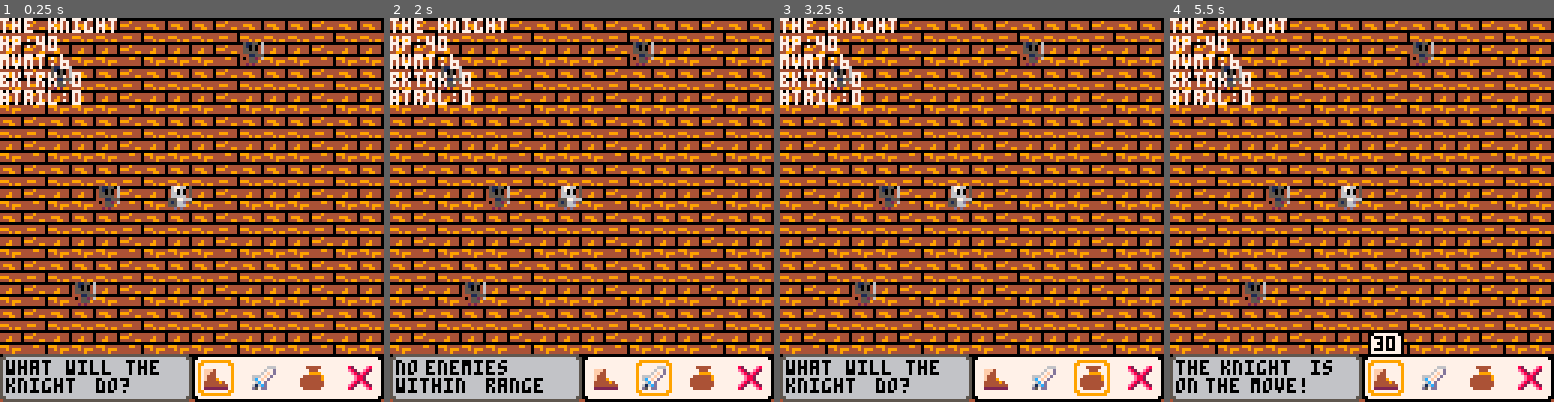
Above: before the commit, frames 1-4 (left to right).
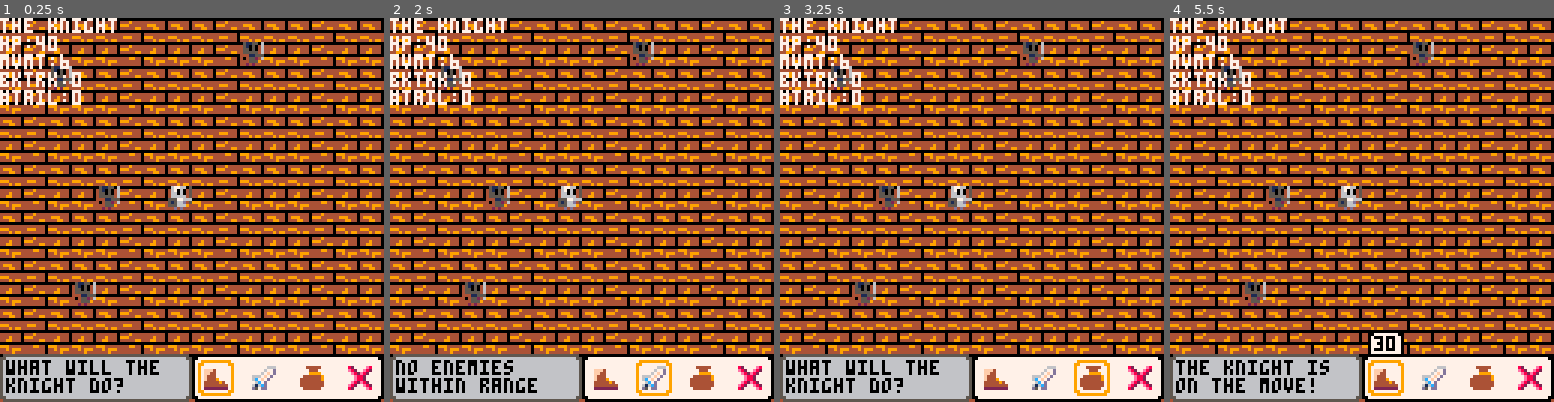
Above: after the commit, the same moments.

Repository: graphitical/d8-knight
Game: PICO-8 cartridge main.p8
The game is run twice, just before and just after one commit, with the same random seed, the same clock (stepped at 60 frames per second) and the same inputs.
Inputs:
- Up to frame 1 (0.25 s): no input
- Up to frame 2 (2 s): tap X (X key) at 0.33, 1.07, 1.85 s; tap O (Z key) at 0.7, 1.7 s; hold Right from 1.6 s (still down)
- Up to frame 3 (3.25 s): release Right at 2.1 s; tap O (Z key) at 2.1, 2.5, 2.9 s; hold Up 2.15-2.42 s; hold Right 2.47-3.03 s; tap X (X key) at 2.97 s; hold Left from 3.08 s (still down)
- Up to frame 4 (5.5 s): tap O (Z key) every 0.4 s from 3.3 to 5.3 s; release Left at 3.58 s; hold Down 3.63-3.97 s; hold Right 4.02-4.68 s; tap X (X key) at 4.08, 5.2 s; hold Up 4.73-5.03 s; hold Left from 5.08 s (still down)

The runs differ from the first frame. In frame 1, 0.2% of the frame differs, in the area x 23-34%, y 93-98%; in frame 2, 0.7%; in frame 3, 0.2%; in frame 4, 1.2%, in the area x 9-43%, y 89-98%.

Commit message:
Use new fit_string algorithm for better fit

Diff:
--- a/main.p8
+++ b/main.p8
@@ -60,9 +60,10 @@
 
   print_char(chars[1],7)
   -- if debug then
-  --   for d in all(debugs) do
-  --     ?d
-  --   end
+  for d in all(debugs) do
+    ?d
+  end
+  debugs = {}
   -- end
 end
 
@@ -231,14 +232,14 @@
 
 -- windows
 function make_wind(x,y,w,h,ic,bc)
-  _w = make_actor(nil,x,y)
+  local _w = make_actor(nil,x,y)
   del(actors,_w)-- hacky way to keep window from showin up in actors list
   -- anim params
   _w.x,_w.y,_w.tx,_w.ty=x,y,x,y
   _w.ox,_w.oy,_w.dx,_w.dy=0,0,0,0
   _w.cx,_w.cy=x,y
   _w.t,_w.tdur = 0,0
-  -- dra_wg params
+  -- drawing params
   _w.w,_w.h=w,h
   _w.ic,_w.bc=ic,bc
 
@@ -675,6 +676,15 @@
 
 -->8
 --tools
+function grayscale(p)
+  -- 3 palettes
+  -- 0: draw palette
+  -- 1: display palette
+  -- 2: secondary palette
+  p = p or 0
+  pal({1,1,5,5,5,6,7,13,6,7,7,6,13,6,7,1}, p)
+end
+
 function get_actor(_i,_j)
   for a in all(actors) do
     if a:i()==_i and a:j()==_j then
@@ -738,16 +748,20 @@
   end
 end
 
-function text_box(s,x,y,w,h,ic,bc)
-  s = s or "test"
-  x = x or 32
-  y = y or 32
-  w = w or 64
-  h = h or 64
-  ic = ic or 5
-  bc = bc or 0
+function text_box(s,x,y,w,h,ic,bc,tc)
+  s = s or "test" -- string
+  w = w or 64  -- box width
+  local lines = fit_string(s,w-4)
+  h = h or 6*#lines -- box height
+  x = x or 32  -- x position
+  y = y or 32  -- y position
+  ic = ic or 5 -- fill color
+  bc = bc or 0 -- border color
+  tc = tc or 0 -- text color
   draw_box(x,y,w,h,ic,bc)
-  fit_string(s,x+2,y+2,w-2)
+  for i,line in ipairs(lines) do
+    ?line,x+2,y+2+6*(i-1),tc
+  end
 end
 
 function ants_box(x,y,w,h,c,an)
@@ -761,22 +775,27 @@
   fillp()
 end
 
--- Fits a string s into a
--- width w at position (x,y)
--- split by delim. d
-function fit_string(s,x,y,w,d)
-  d = d or " "
-  local strs = split(s,d,false)
-  local curr_width = 0
-  local line = 0
+-- fits a string into a width
+-- creating new lines to ensure
+-- it doesn't overflow the width
+-- s: input string
+-- w: max width
+-- d: string splitting delimiter
+function fit_string(_s,_w,_d)
+  _d = _d or " "
+  local strs = split(_s,_d,false)
+  local builder = ""
+  local lines = {}
+
   for str in all(strs) do
-    if (curr_width+4*#str >= w) then
-      line+=1
-      curr_width = 0
-    end
-    ?str,x+curr_width,y+6*line,0
-    curr_width+=5*#str
-  end
+    if 4*(#builder+#str) > _w then
+      add(lines,builder)
+      builder = ""
+    end
+    builder..=str.." "
+  end
+  add(lines,builder)
+  return lines
 end
 
 function rollad(num)
